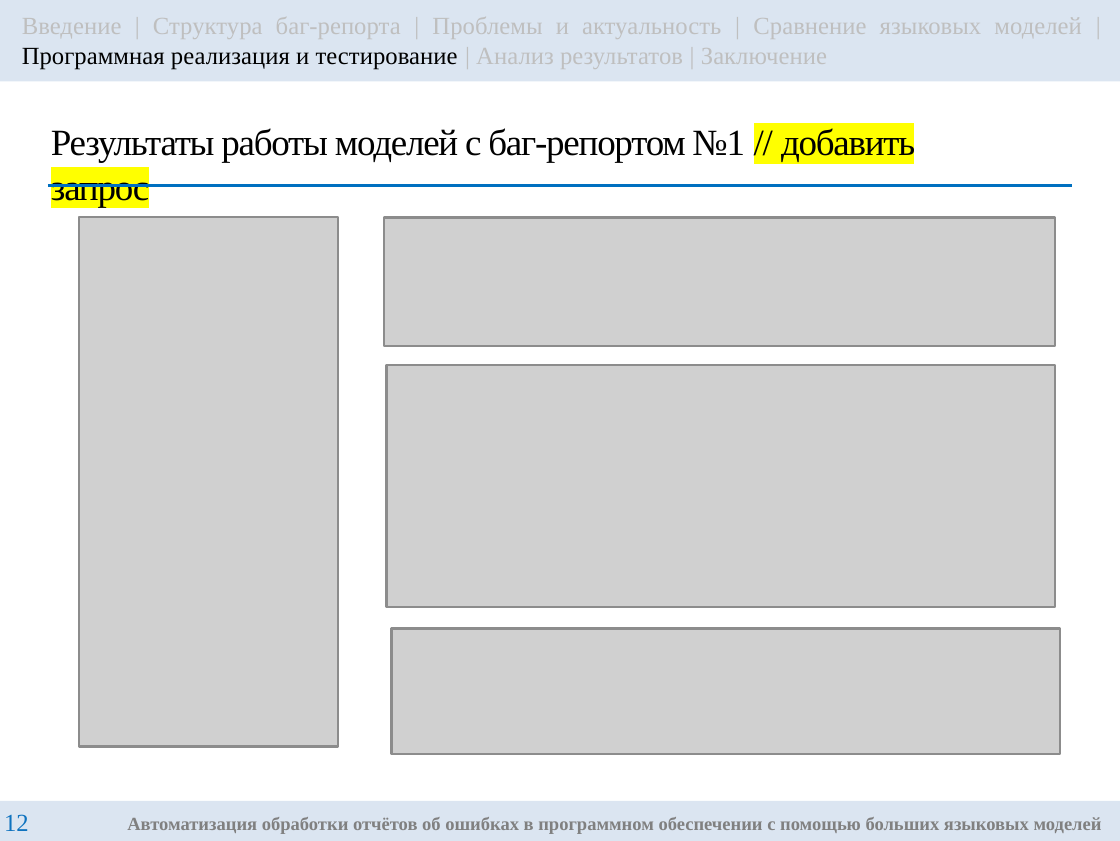
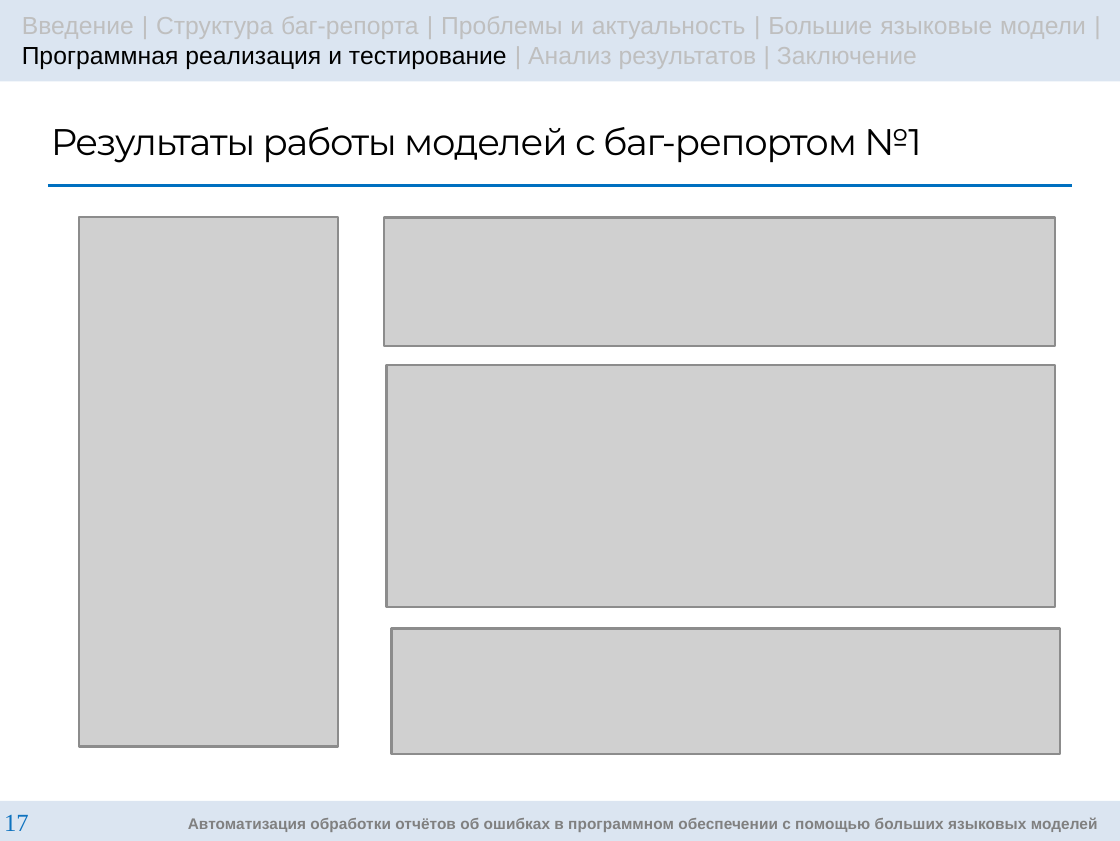
Before and after one commit to g3ntIeman/VKR_Gunko_Nikita, a slide deck: slide 17 of masters/ВКР/Презентация/GunkoNM_RK6-42M_Presentation.pptx (slide 12 before the commit). Drawn at 1120x841 pixels with LibreOffice and Linux fonts; fonts in the diff are those of the drawing; grey boxes stand for pictures. Boxes give left, top, right and bottom in pixels: in the first picture for what was removed or moved away, otherwise in the second. Text is boxed around its words. In the diff, an @@ line names an element or a change of style, - is before the commit and + after.

```diff
--- a/masters/ВКР/Презентация/GunkoNM_RK6-42M_Presentation.pptx
+++ b/masters/ВКР/Презентация/GunkoNM_RK6-42M_Presentation.pptx
@@ text in rectangle at (x1=22, y1=16, x2=1086, y2=69): text changed; font Times New Roman to Arial @@
-Введение | Структура баг-репорта | Проблемы и актуальность | Сравнение языковых моделей | Программная реализация и тестирование | Анализ результатов | Заключение
+Введение | Структура баг-репорта | Проблемы и актуальность | Большие языковые модели | Программная реализация и тестирование | Анализ результатов | Заключение
@@ title at (x1=51, y1=127, x2=922, y2=163): text changed; font Times New Roman to Montserrat @@
-Результаты работы моделей с баг-репортом №1 // добавить запрос
+Результаты работы моделей с баг-репортом №1
@@ rectangle "Автоматизация обработки отчётов об ошибках ..." at (x1=0, y1=800, x2=1120, y2=841): size 6 to 5 pt, font Times New Roman to Arial @@
@@ page number at (x1=4, y1=815, x2=28, y2=831): text changed @@
-12
+17
```
Also in this commit, not shown: 16 other slides changed, 5 slides added, 1 other file.
